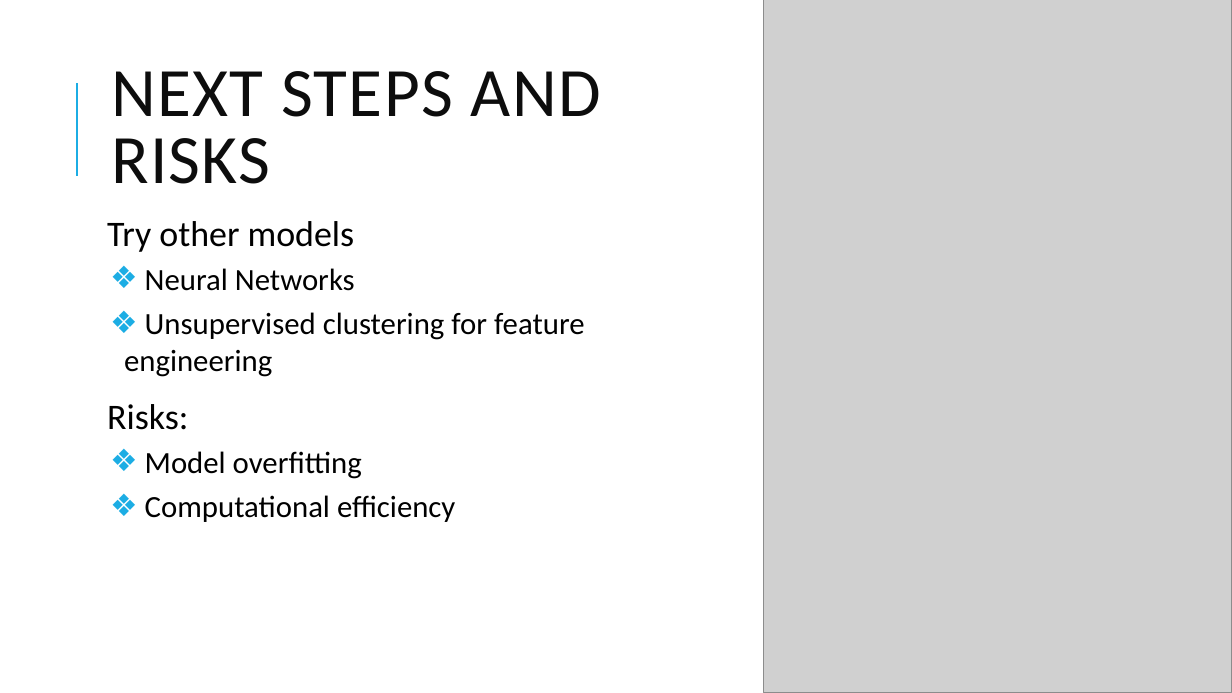
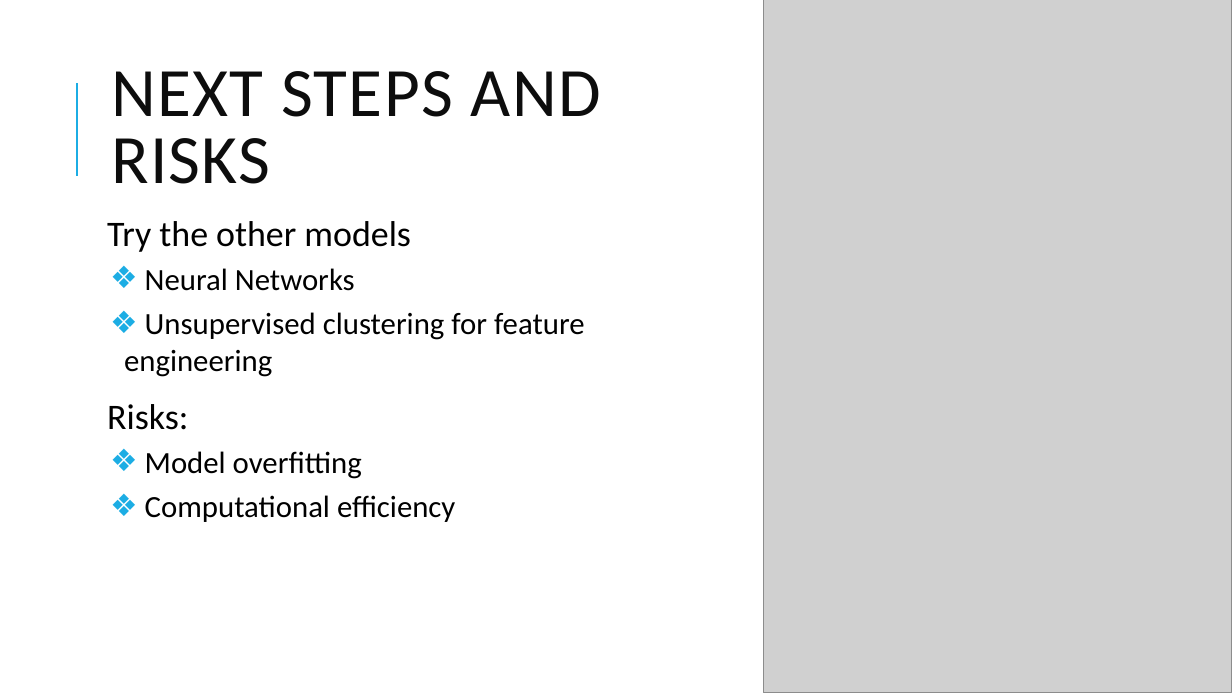
Before and after one commit to Lindsager/Spotify_hit_song_prediction, a slide deck: slide 17 of Apply ML to Music Streaming Data.pptx (slide 16 before the commit). Drawn at 1232x693 pixels with LibreOffice and Linux fonts; fonts in the diff are those of the drawing; grey boxes stand for pictures. Boxes give left, top, right and bottom in pixels: in the first picture for what was removed or moved away, otherwise in the second. Text is boxed around its words. In the diff, an @@ line names an element or a change of style, - is before the commit and + after.

```diff
--- a/Apply ML to Music Streaming Data.pptx
+++ b/Apply ML to Music Streaming Data.pptx
@@ text at box(107, 221, 411, 252): text changed @@
-  Try other models
+  Try the other models
```
Also in this commit, not shown: 2 other slides changed, 1 slide added.
